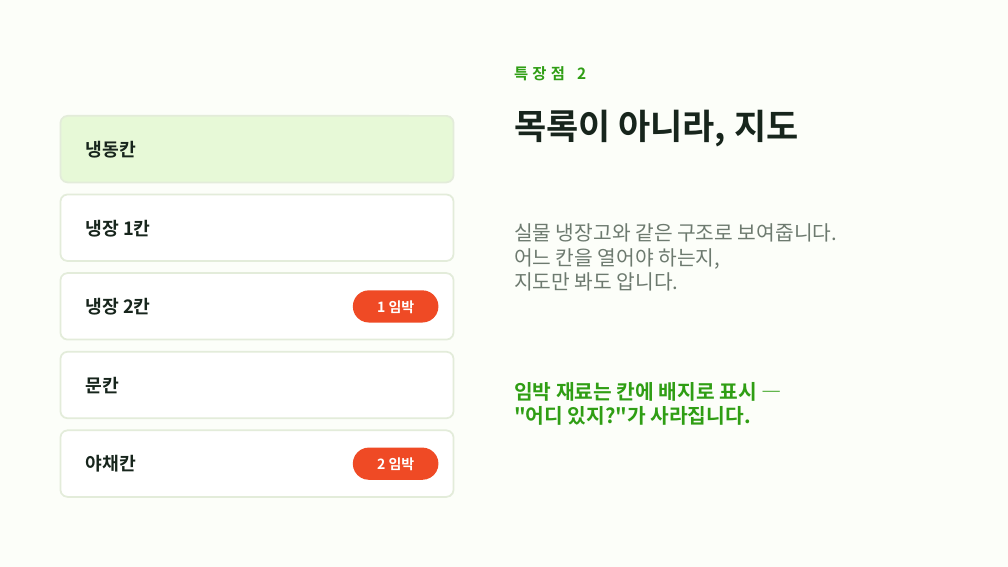
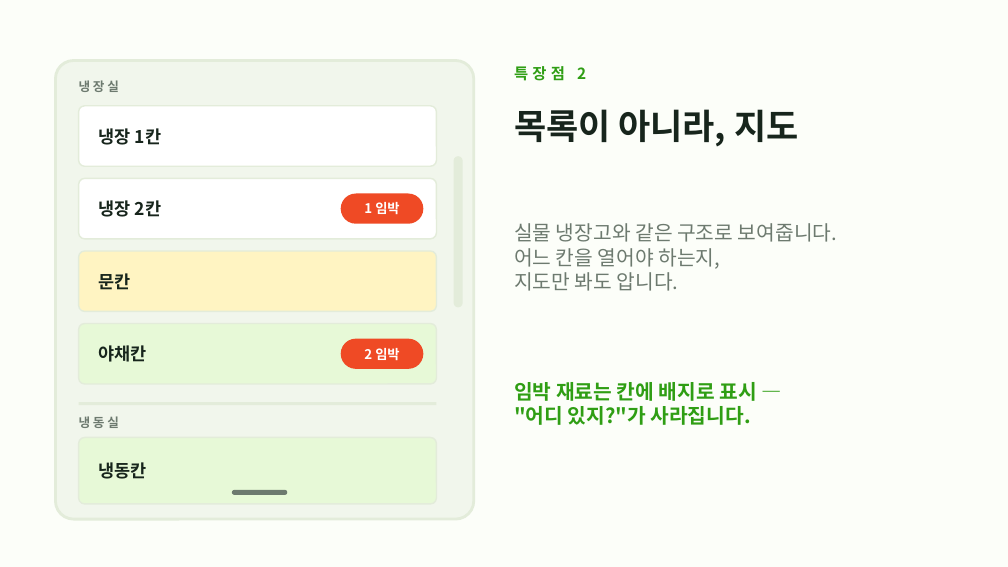
Before and after one commit to stkd9w57jm-oss/igeomeonjeo, a slide deck: slide 6 of docs/이거먼저-발표.pptx. Drawn at 1008x567 pixels with LibreOffice and Linux fonts; fonts in the diff are those of the drawing. Boxes give left, top, right and bottom in pixels: in the first picture for what was removed or moved away, otherwise in the second. Text is boxed around its words. In the diff, an @@ line names an element or a change of style, - is before the commit and + after.

```diff
--- a/docs/이거먼저-발표.pptx
+++ b/docs/이거먼저-발표.pptx
@@ rounded rectangle added at bbox=[55, 60, 474, 519], fill #F1F6EC, outline #E3ECDA 2 pt @@
@@ text added at bbox=[79, 80, 119, 92], 9 pt, text #6D7A6F, bold @@
+냉장실
@@ rounded rectangle: place and size @@
-rounded rectangle at bbox=[60, 116, 454, 182]
+rounded rectangle at bbox=[79, 106, 436, 166]
@@ rounded rectangle at bbox=[79, 106, 436, 166]: fill #E7F9D7 to #FFFFFF; outline #E3ECDA 1.25 pt to #E3ECDA 1 pt; proportions changed @@
@@ text "냉장 1칸": place and size @@
-text "냉장 1칸" at bbox=[86, 219, 150, 237]
+text "냉장 1칸" at bbox=[99, 128, 161, 145]
@@ rounded rectangle: place and size @@
-rounded rectangle at bbox=[60, 195, 454, 261]
+rounded rectangle at bbox=[79, 178, 436, 239]
@@ rounded rectangle at bbox=[79, 178, 436, 239]: outline #E3ECDA 1.25 pt to #E3ECDA 1 pt; proportions changed @@
@@ text "냉장 2칸": place and size @@
-text "냉장 2칸" at bbox=[86, 297, 150, 315]
+text "냉장 2칸" at bbox=[99, 200, 161, 217]
@@ rounded rectangle added at bbox=[454, 156, 463, 307], fill #E3ECDA @@
@@ text "1 임박": place and size @@
-text "1 임박" at bbox=[377, 300, 415, 314]
+text "1 임박" at bbox=[364, 202, 399, 214]
@@ text "1 임박" at bbox=[364, 202, 399, 214]: size 10 to 9.5 pt @@
@@ rounded rectangle: place and size @@
-rounded rectangle at bbox=[353, 448, 438, 480]
+rounded rectangle at bbox=[341, 194, 423, 224]
@@ rounded rectangle: place and size @@
-rounded rectangle at bbox=[60, 273, 454, 340]
+rounded rectangle at bbox=[79, 251, 436, 311]
@@ rounded rectangle at bbox=[79, 251, 436, 311]: fill #FFFFFF to #FFF4C2; outline #E3ECDA 1.25 pt to #E3ECDA 1 pt; proportions changed @@
@@ text "문칸": place and size @@
-text "문칸" at bbox=[86, 376, 119, 394]
+text "문칸" at bbox=[99, 273, 131, 290]
@@ rounded rectangle at bbox=[79, 324, 436, 384]: fill #FFFFFF to #E7F9D7; outline #E3ECDA 1.25 pt to #E3ECDA 1 pt; proportions changed @@
@@ rounded rectangle: place and size @@
-rounded rectangle at bbox=[60, 352, 454, 418]
+rounded rectangle at bbox=[79, 324, 436, 384]
@@ text "야채칸": place and size @@
-text "야채칸" at bbox=[86, 454, 136, 472]
+text "야채칸" at bbox=[99, 345, 147, 362]
@@ text "2 임박" at bbox=[364, 348, 399, 360]: size 10 to 9.5 pt @@
@@ text "2 임박": place and size @@
-text "2 임박" at bbox=[377, 457, 415, 471]
+text "2 임박" at bbox=[364, 348, 399, 360]
@@ rounded rectangle: place and size @@
-rounded rectangle at bbox=[353, 290, 438, 323]
+rounded rectangle at bbox=[341, 339, 423, 369]
@@ rectangle added at bbox=[79, 402, 436, 405], fill #E3ECDA @@
@@ text added at bbox=[79, 416, 119, 428], 9 pt, text #6D7A6F, bold @@
+냉동실
@@ rounded rectangle: place and size @@
-rounded rectangle at bbox=[60, 430, 454, 497]
+rounded rectangle at bbox=[79, 437, 436, 504]
@@ rounded rectangle at bbox=[79, 437, 436, 504]: fill #FFFFFF to #E7F9D7; outline #E3ECDA 1.25 pt to #E3ECDA 1 pt; proportions changed @@
@@ size 13 to 12.5 pt in 5 elements at bbox=[99, 128, 161, 145], bbox=[99, 200, 161, 217], bbox=[99, 273, 131, 290], bbox=[99, 345, 147, 362], bbox=[99, 462, 147, 479] @@
@@ text "냉동칸": place and size @@
-text "냉동칸" at bbox=[86, 140, 136, 158]
+text "냉동칸" at bbox=[99, 462, 147, 479]
@@ rounded rectangle added at bbox=[232, 490, 287, 495], fill #6D7A6F @@
```
